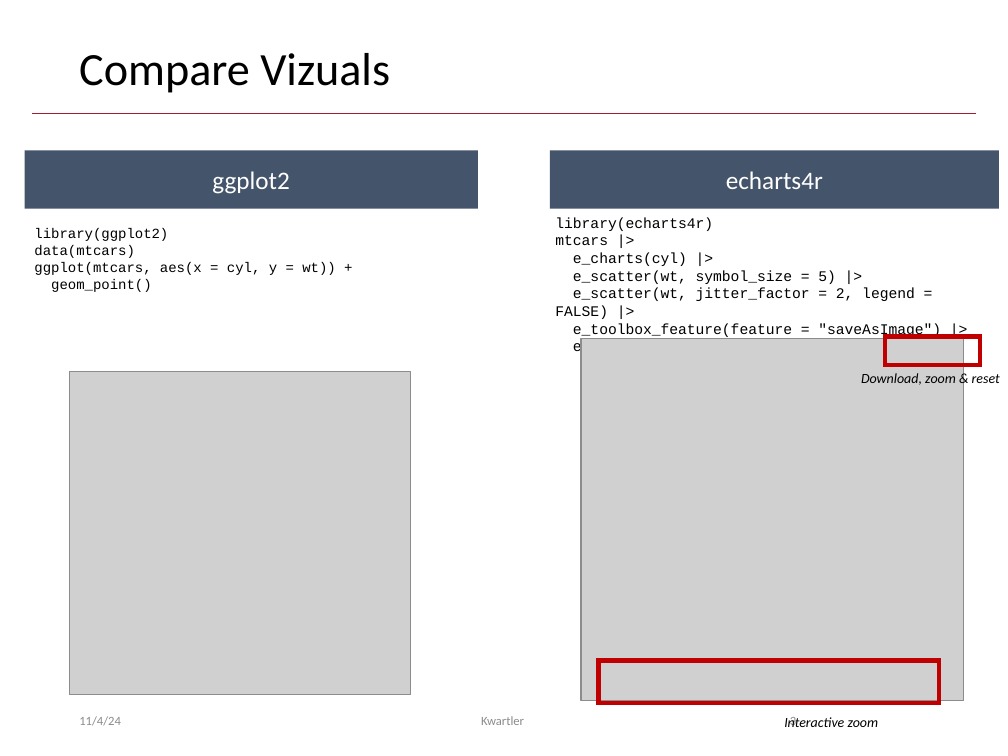
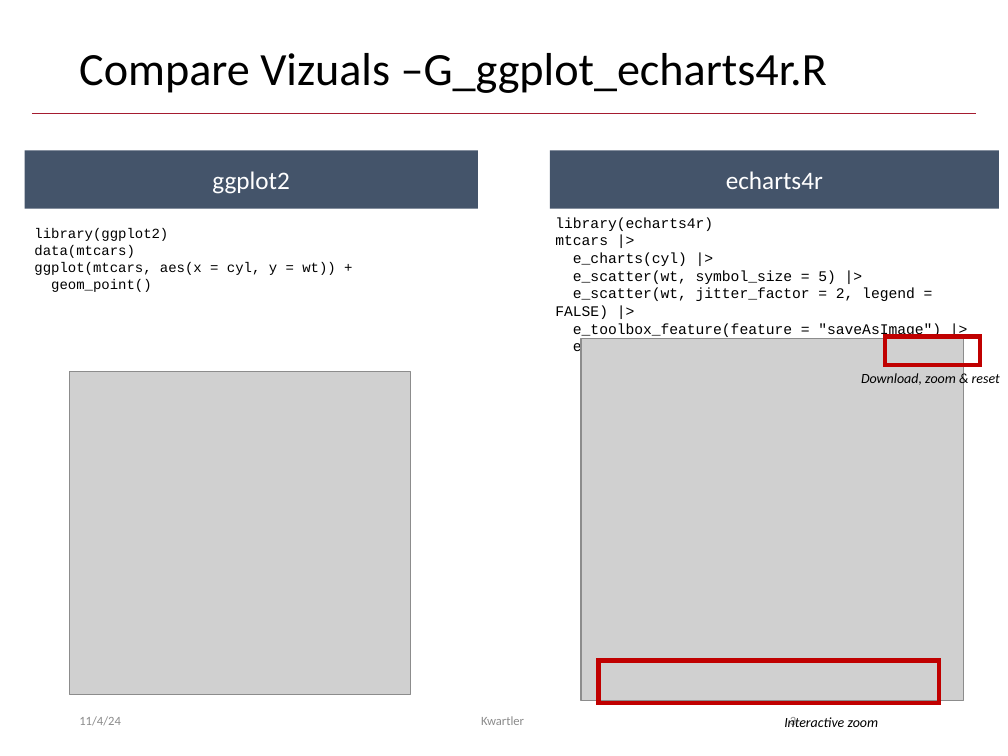
Before and after one commit to kwartler/Vienna_24, a slide deck: slide 3 of Fall_2024/day2/D_Echarts4r_r-markdown_flexdashboard.pptx. Drawn at 1008x756 pixels with LibreOffice and Linux fonts; fonts in the diff are those of the drawing; grey boxes stand for pictures. Boxes give left, top, right and bottom in pixels: in the first picture for what was removed or moved away, otherwise in the second. Text is boxed around its words. In the diff, an @@ line names an element or a change of style, - is before the commit and + after.

Commit message:
add pptx for d2

```diff
--- a/Fall_2024/day2/D_Echarts4r_r-markdown_flexdashboard.pptx
+++ b/Fall_2024/day2/D_Echarts4r_r-markdown_flexdashboard.pptx
@@ title at [79, 53, 827, 93]: text changed @@
-Compare Vizuals
+Compare Vizuals –G_ggplot_echarts4r.R
```
